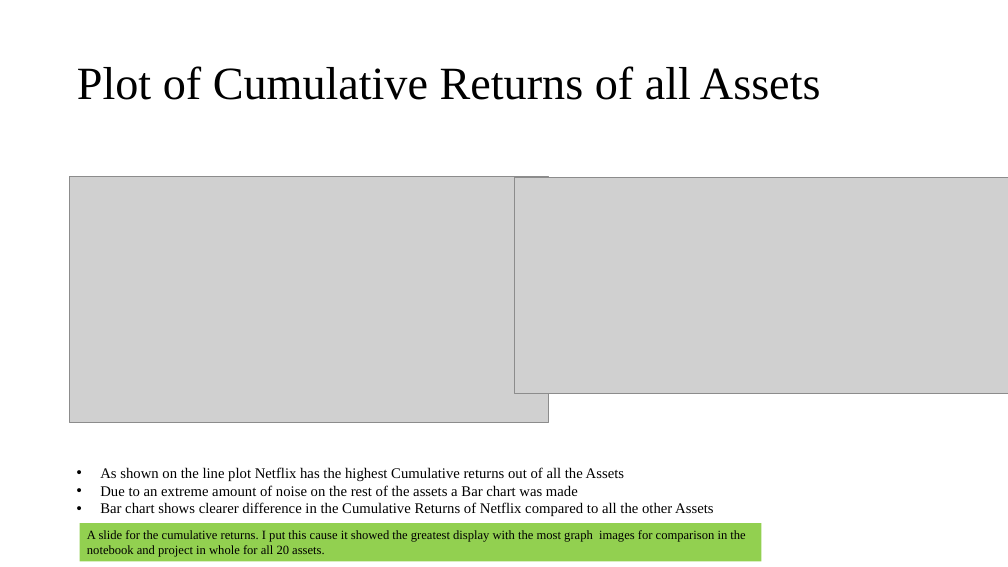
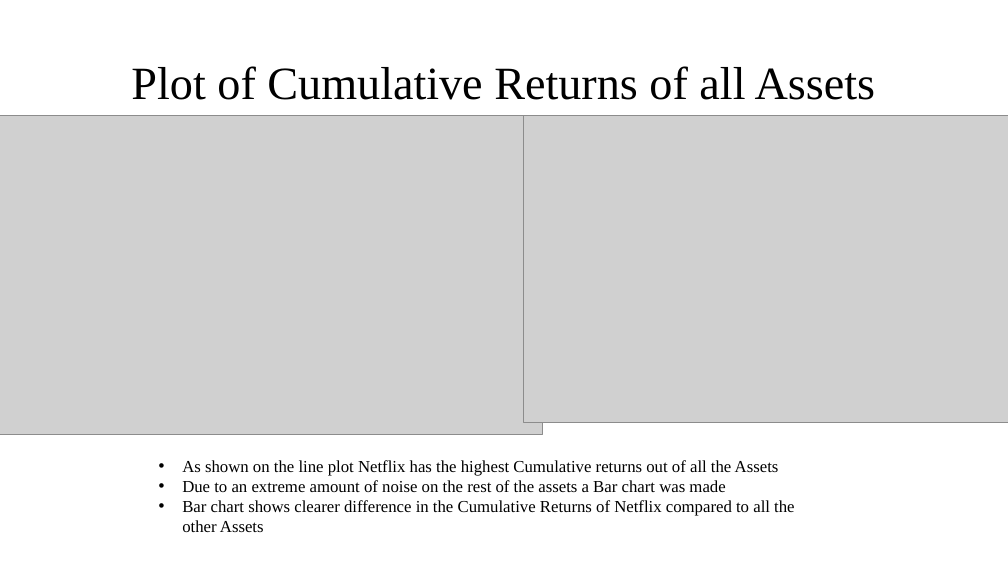
Before and after one commit to claybeaver/Group9_Project1, a slide deck: slide 7 of Final_Presentation.pptx. Drawn at 1008x567 pixels with LibreOffice and Linux fonts; fonts in the diff are those of the drawing; grey boxes stand for pictures. Boxes give left, top, right and bottom in pixels: in the first picture for what was removed or moved away, otherwise in the second. Text is boxed around its words. In the diff, an @@ line names an element or a change of style, - is before the commit and + after.

Commit message:
Worked on Final_Presentation.pptx, added new images

```diff
--- a/Final_Presentation.pptx
+++ b/Final_Presentation.pptx
@@ title "Plot of Cumulative Returns of ..." at (131, 66, 876, 100): alignment left to centre @@
@@ picture: place and size @@
-picture at (70, 177, 549, 423)
+picture at (0, 115, 542, 434)
@@ picture: place and size @@
-picture at (514, 178, 1008, 394)
+picture at (523, 115, 1008, 422)
@@ text "As shown on the line ...": place and size @@
-text "As shown on the line ..." at (100, 467, 713, 516)
+text "As shown on the line ..." at (182, 460, 794, 532)
@@ text "As shown on the line ..." at (182, 460, 794, 532): size 14 to 16 pt @@
@@ rectangle removed at (79, 523, 761, 561) @@
-A slide for the cumulative returns. I put this cause it showed the greatest display with the most graph images for comparison in the notebook and project in whole for all 20 assets.
```
Also in this commit, not shown: 10 other slides changed, 1 slide added, 1 slide removed, 4 other files.
